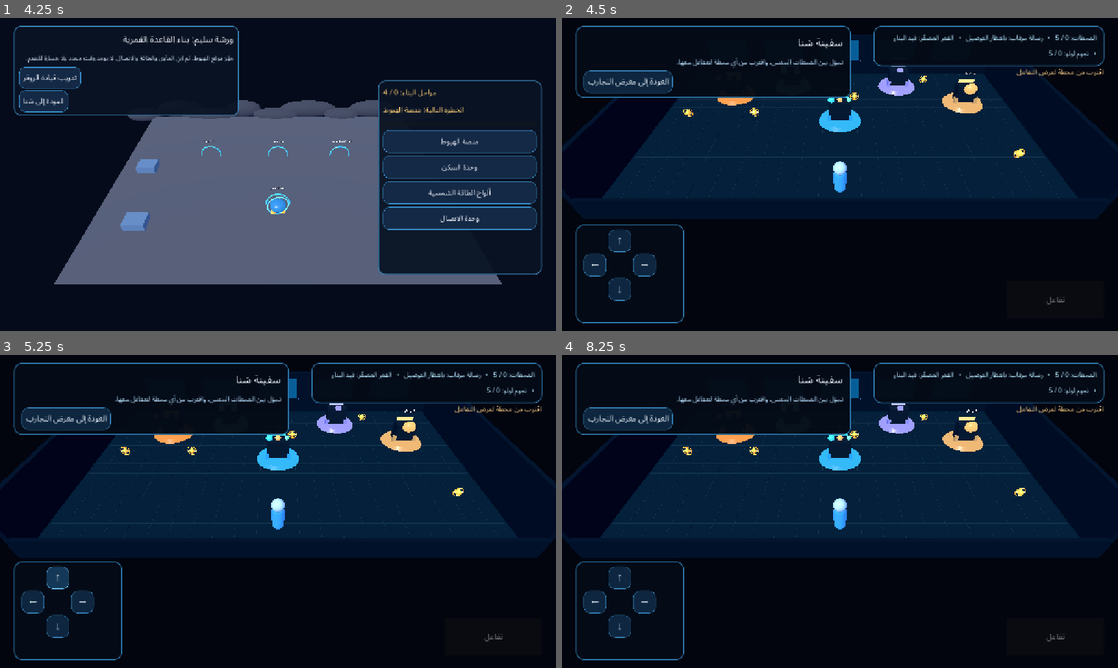
Above: before the commit, frames 1-4 (two rows, left to right).
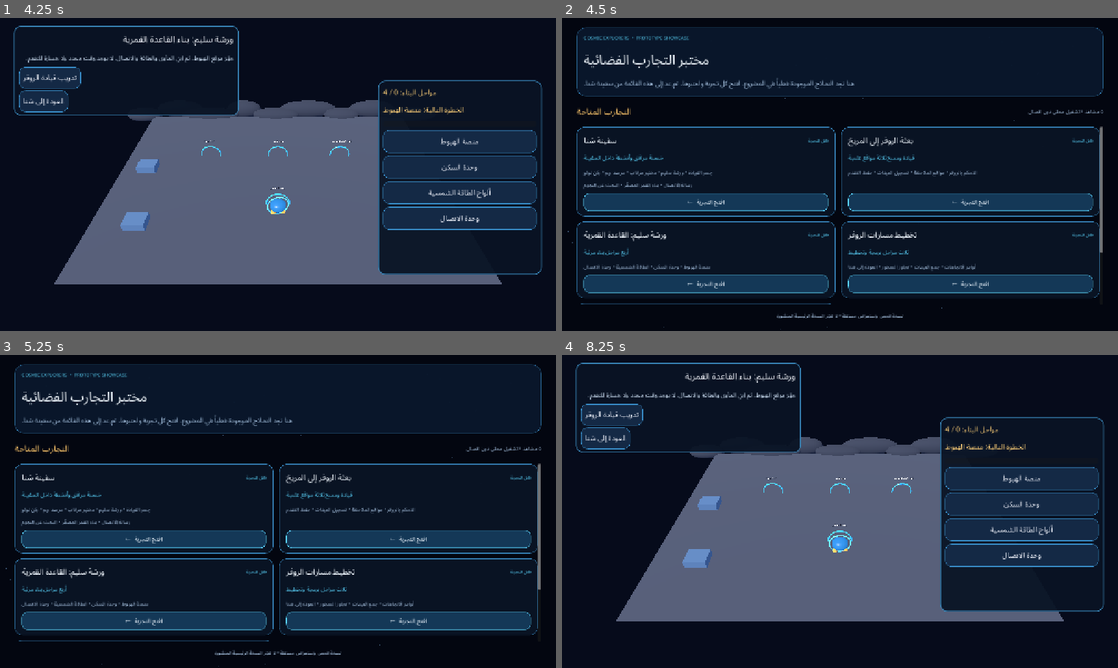
Above: after the commit, the same moments.

Repository: mdznap35/-cosmic-explorers
Game: Godot game, scene res://scenes/prototypes/showcase_app.tscn
Two runs of this game, one before a commit and one after it. Both use one fixed random seed, a clock stepped at 60 frames per second and the inputs below.
Inputs (mouse positions are in pixels of both pictures, inside the frame that each line leads up to):
- Up to frame 1 (4.25 s): click "افتح التجربة ←" at 0.5 s; click "العودة إلى معرض التجارب" at 1.25 s; click "افتح التجربة ←" at 2 s; click "العودة إلى سفينة سَنا" at 2.75 s; click "افتح التجربة ←" at 3.5 s
- Up to frame 2 (4.5 s): click "العودة إلى سَنا" at 4.25 s
- Up to frame 3 (5.25 s): click (55, 577) at 5 s, where only the run before the commit has a clickable "↑"
- Up to frame 4 (8.25 s): click (595, 602) at 5.75 s, where only the run before the commit has a clickable "←"; click (645, 602) at 6.5 s, where only the run before the commit has a clickable "→"; click (967, 621) at 7.25 s, where only the run after the commit has a clickable "افتح التجربة ←"; click (1067, 373) at 8 s, where only the run after the commit has a clickable "العودة إلى القاعدة"

Frame 1 is identical in both runs. In frame 2, 28% of the frame differs, in the area x 0-100%, y 2-100%; in frame 3, 29%; in frame 4, 46%, in the area x 2-98%, y 2-98%.

Commit message:
Launch standalone prototype showcase and wire return navigation

Diff:
--- a/scripts/prototypes/lunar_outpost_builder.gd
+++ b/scripts/prototypes/lunar_outpost_builder.gd
@@ -434,7 +434,7 @@
 
 
 func _return_to_sana() -> void:
-	get_tree().change_scene_to_file("res://scenes/prototypes/sana_hub_prototype.tscn")
+	get_tree().change_scene_to_file("res://scenes/prototypes/showcase_app.tscn")
 
 
 func _set_feedback(message: String) -> void:
